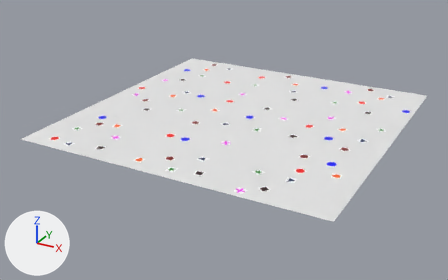
An edit to the Blender file multiplataforma/mapa_dataset_generator2.blend, drawn before and after from the same camera.
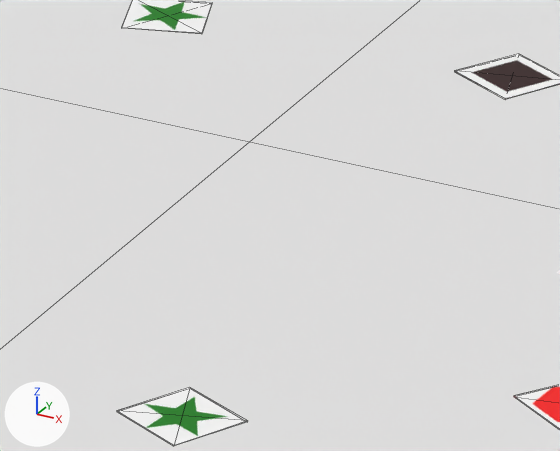
The first picture shows the older version from a camera (50 mm lens) standing at (52.8, -103.3, 45.5) and looking at (-2.0, -3.8, -4.3). The close-ups show the older and then the newer version on the part from 53% to 67% of the width and 46% to 63% of the height of that picture. Only the edits that show in the close-ups are written down. Every picture has the same lights, and +X, +Y and +Z are marked at lower left. The close-ups show mesh edges as thin lines.

The first close-up shows 'Chao', 'Chao.001', 'Chao.004', 'Chao.005', 'Plat_Estrela', 'Plat_Estrela.008', 'Plat_Hexagono.008', 'Plat_Quadrado.001'.
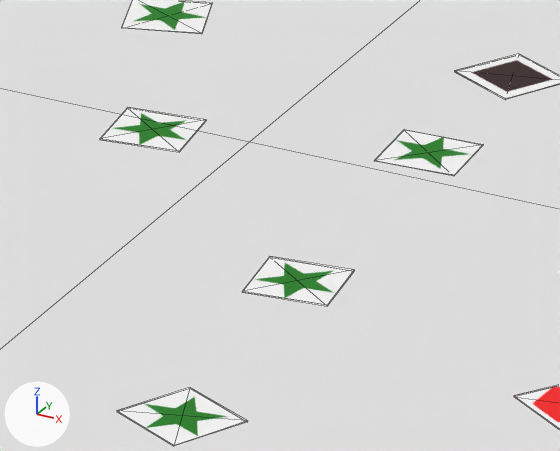
The change, as a diff of the scene's bpy script:
```diff
--- a/multiplataforma/mapa_dataset_generator2.blend.py
+++ b/multiplataforma/mapa_dataset_generator2.blend.py
@@ ob_plat_estrela_022 @@
+ob_plat_estrela_022 = bpy.data.objects.new('Plat_Estrela.022', me_cube_212.copy())  # the mesh of ob_plat_estrela_008
+ob_plat_estrela_022.location = (13.18, -8.81, 0.0)
+ob_plat_estrela_022.rotation_euler = (1.571, 0.0, -4.657)  # degrees (90, 0, -267)
@@ ob_plat_estrela_011 @@
+ob_plat_estrela_011 = bpy.data.objects.new('Plat_Estrela.011', me_cube_212.copy())  # the mesh of ob_plat_estrela_008
+ob_plat_estrela_011.location = (13.41, -15.18, 0.0)
+ob_plat_estrela_011.rotation_euler = (1.571, 0.0, -1.449)  # degrees (90, 0, -83)
@@ ob_plat_estrela_010 @@
+ob_plat_estrela_010 = bpy.data.objects.new('Plat_Estrela.010', me_cube_212.copy())  # the mesh of ob_plat_estrela_008
+ob_plat_estrela_010.location = (8.14, -10.36, 0.0)
+ob_plat_estrela_010.rotation_euler = (1.571, 0.0, -1.449)  # degrees (90, 0, -83)
```

What differs and where, as boxes [x1, y1, x2, y2] in the close-ups (560 x 451 px):
'Plat_Estrela.011', added: after [242, 256, 354, 306]
'Plat_Estrela.022', added: after [374, 129, 483, 176]
'Plat_Estrela.010', added: after [100, 107, 206, 152]
